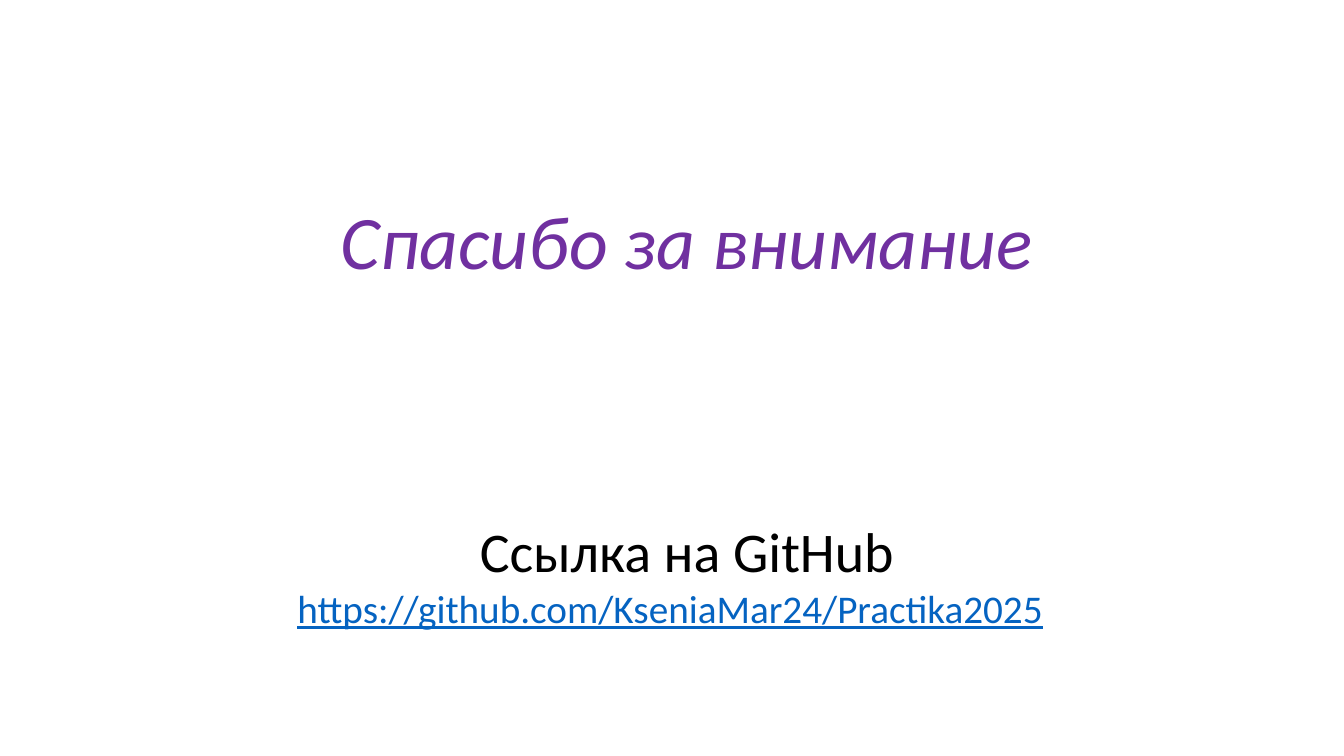
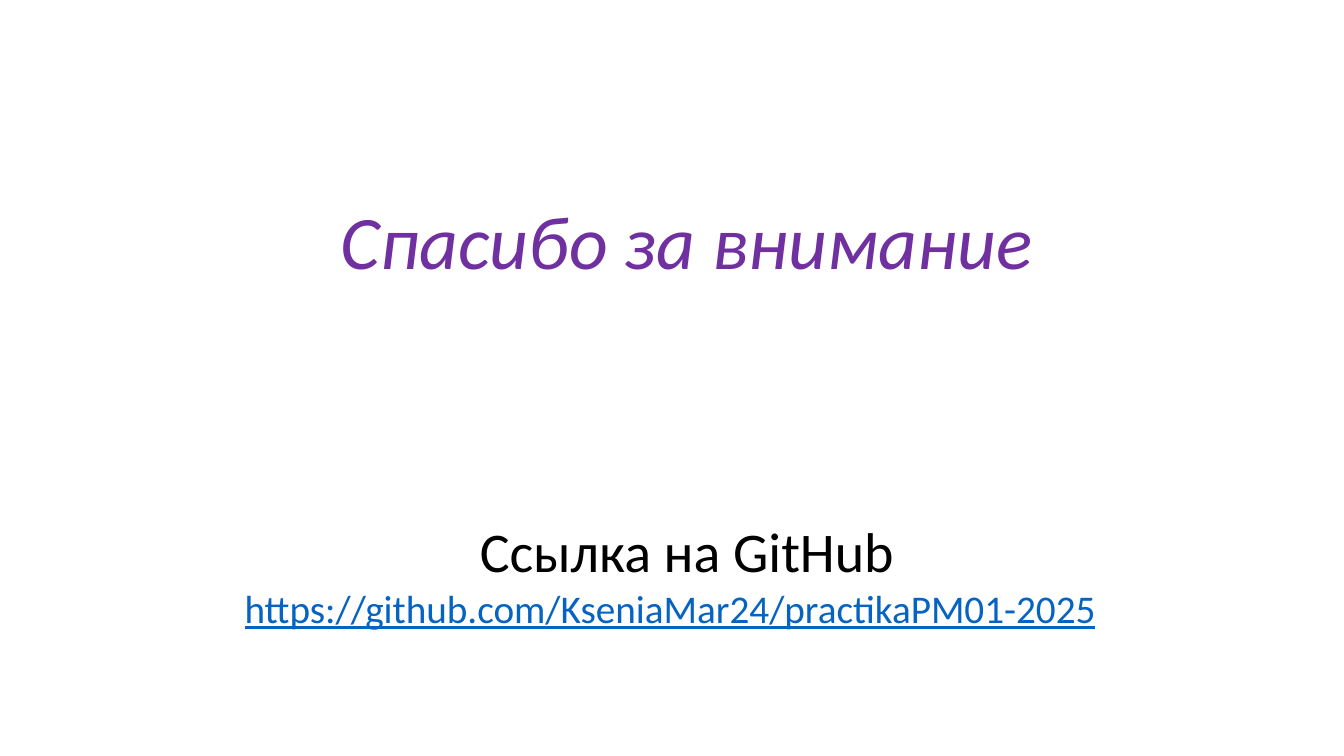
Before and after one commit to KseniaMar24/practikaPM01-2025, a slide deck: slide 13 of Сессия8/Учебная практика по модулю.pptx. Drawn at 1344x756 pixels with LibreOffice and Linux fonts; fonts in the diff are those of the drawing; background and template pictures are left out. Boxes give left, top, right and bottom in pixels: in the first picture for what was removed or moved away, otherwise in the second. Text is boxed around its words. In the diff, an @@ line names an element or a change of style, - is before the commit and + after.

Commit message:
praktika

```diff
--- a/Сессия8/Учебная практика по модулю.pptx
+++ b/Сессия8/Учебная практика по модулю.pptx
@@ text at <box>245,595,1096,630</box>: text changed @@
-https://github.com/KseniaMar24/Practika2025
+https://github.com/KseniaMar24/practikaPM01-2025
```
